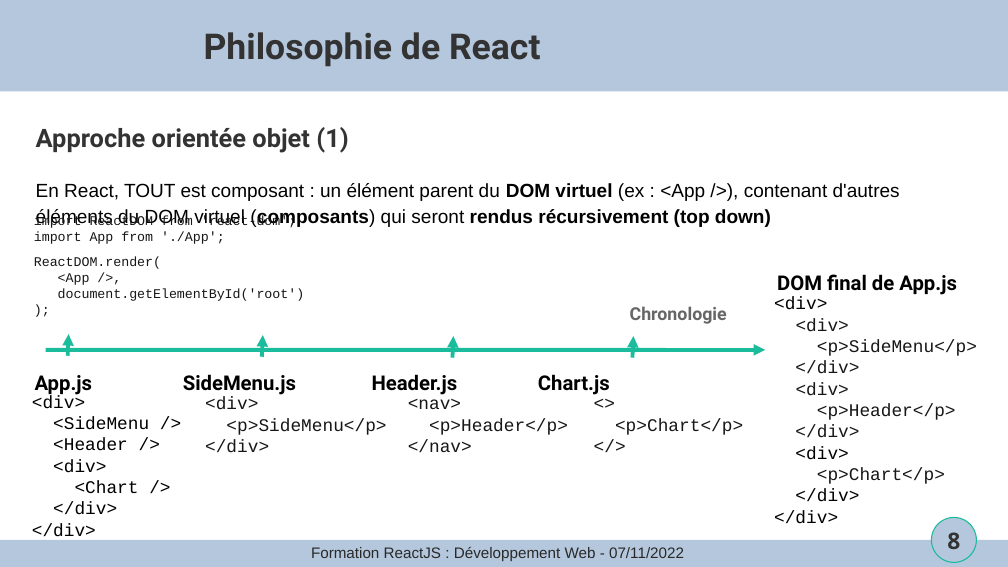
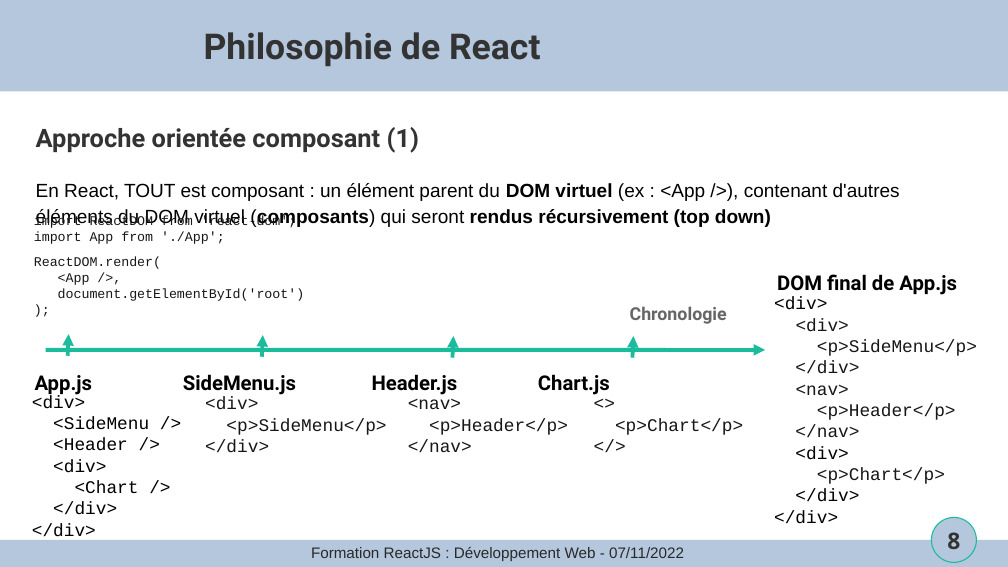
Before and after one commit to joselegitan/formation-react, a slide deck: slide 8 of cours.odp. Drawn at 1008x567 pixels with LibreOffice and Linux fonts; fonts in the diff are those of the drawing; background and template pictures are left out. Boxes give left, top, right and bottom in pixels: in the first picture for what was removed or moved away, otherwise in the second. Text is boxed around its words. In the diff, an @@ line names an element or a change of style, - is before the commit and + after.

```diff
--- a/cours.odp
+++ b/cours.odp
@@ text at (36,127,419,153): text changed @@
-Approche orientée objet (1)
+Approche orientée composant (1)
@@ text at (796,385,849,395): text changed @@
-<div>
+<nav>
@@ text at (795,425,859,437): text changed @@
-</div>
+</nav>
```
Also in this commit, not shown: 1 other slide changed, 4 other files.
